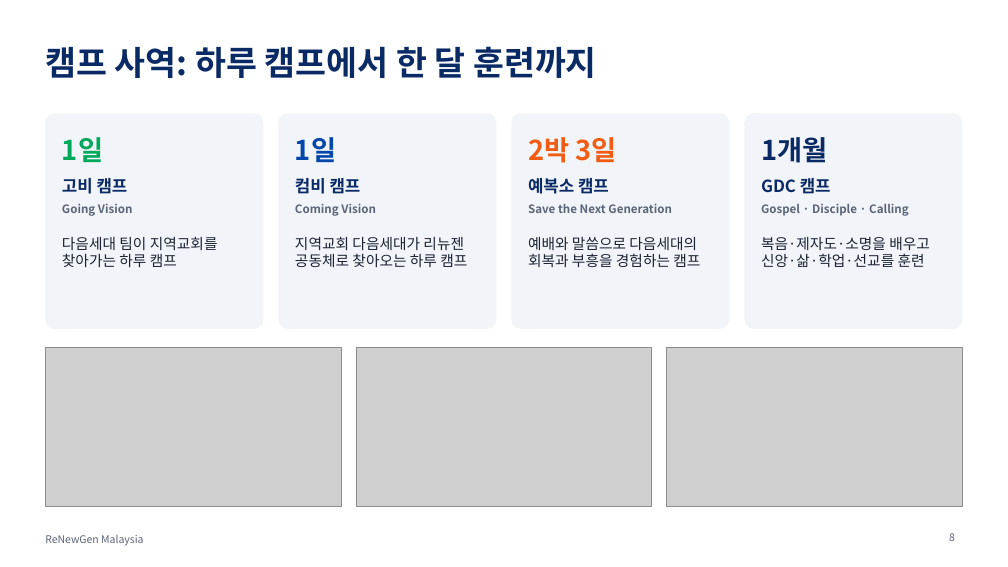
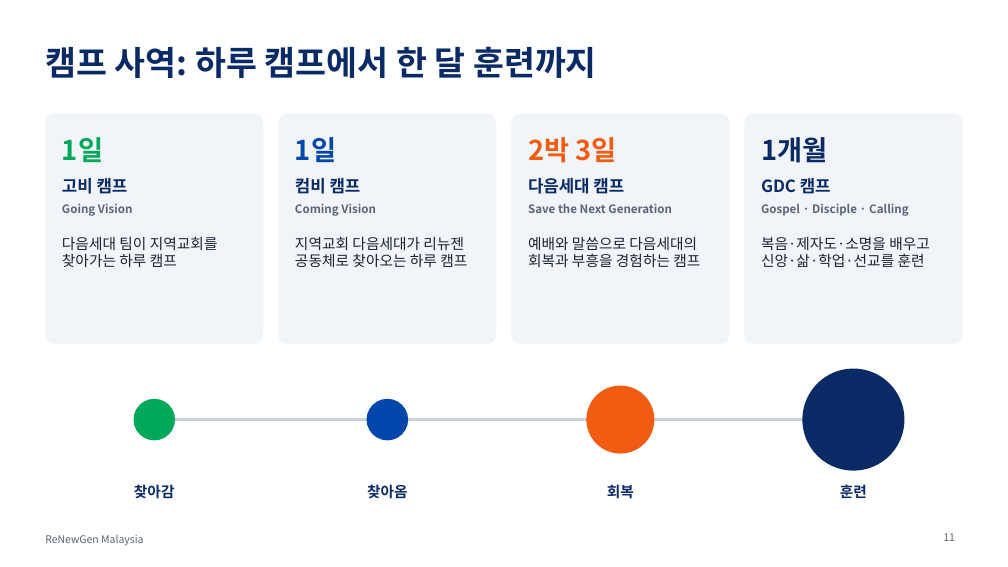
Before and after one commit to ChampionJohan/Johan, a slide deck: slide 11 of renewgen-malaysia/ReNewGen_Malaysia_KO.pptx (slide 8 before the commit). Drawn at 1008x567 pixels with LibreOffice and Linux fonts; fonts in the diff are those of the drawing; grey boxes stand for pictures. Boxes give left, top, right and bottom in pixels: in the first picture for what was removed or moved away, otherwise in the second. Text is boxed around its words. In the diff, an @@ line names an element or a change of style, - is before the commit and + after.

```diff
--- a/renewgen-malaysia/ReNewGen_Malaysia_KO.pptx
+++ b/renewgen-malaysia/ReNewGen_Malaysia_KO.pptx
@@ rounded rectangle: place and size @@
-rounded rectangle at (511,113,729,329)
+rounded rectangle at (511,113,729,344)
@@ text at (528,178,624,194): text changed @@
-예복소 캠프
+다음세대 캠프
@@ picture removed at (45,348,341,507) @@
@@ picture removed at (356,348,652,507) @@
@@ picture removed at (667,348,963,507) @@
@@ ellipse added at (587,386,655,454), fill #F25C12 @@
@@ ellipse added at (802,369,904,471), fill #0A2A66 @@
@@ ellipse added at (134,399,175,441), fill #00A859 @@
@@ ellipse added at (367,399,408,441), fill #0047AB @@
@@ line added from (154, 420) to (854, 420), #C9D2DF 3 pt @@
@@ text added at (134,484,175,499), 14 pt, text #0A2A66, bold @@
+찾아감
@@ text added at (367,484,408,499), 14 pt, text #0A2A66, bold @@
+찾아옴
@@ text added at (607,484,634,499), 14 pt, text #0A2A66, bold @@
+회복
@@ text added at (840,484,867,498), 14 pt, text #0A2A66, bold @@
+훈련
@@ page number at (943,533,955,541): text changed @@
-8
+11
```
Also in this commit, not shown: 7 other slides changed, 3 slides added, 9 other files.
